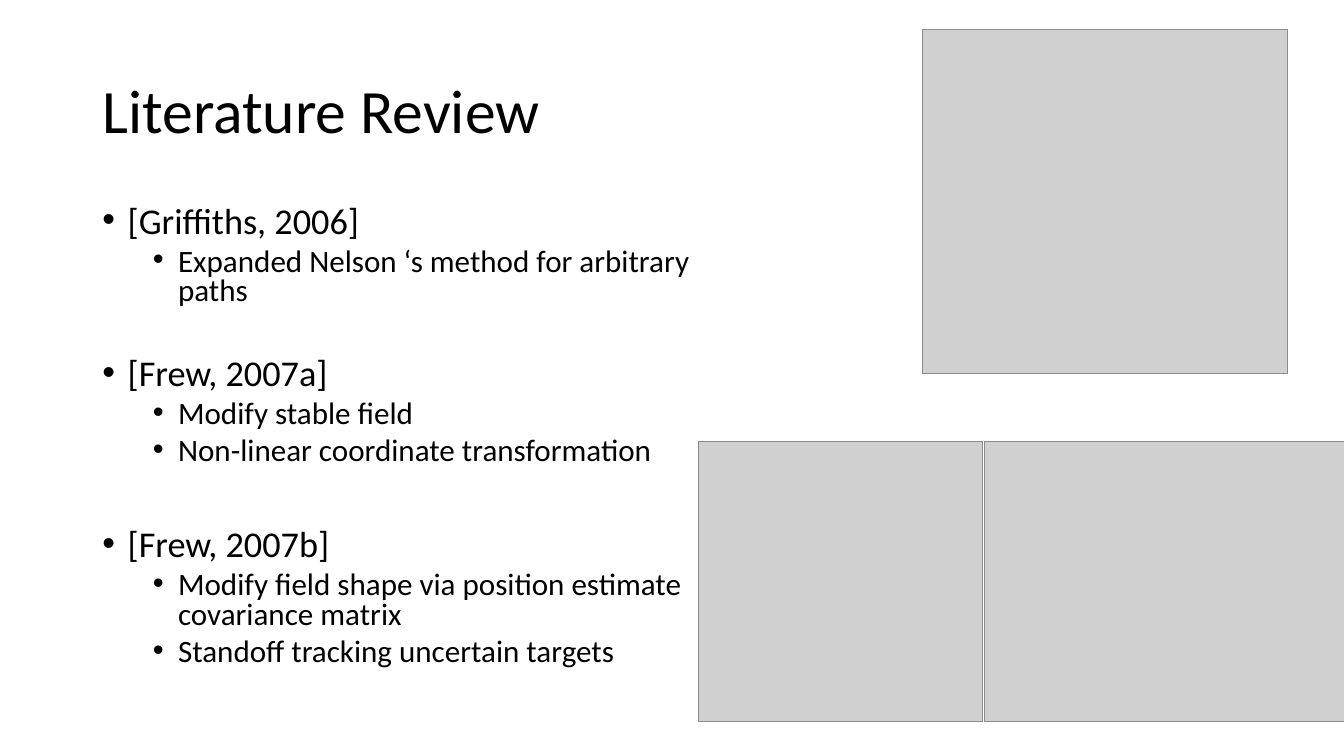
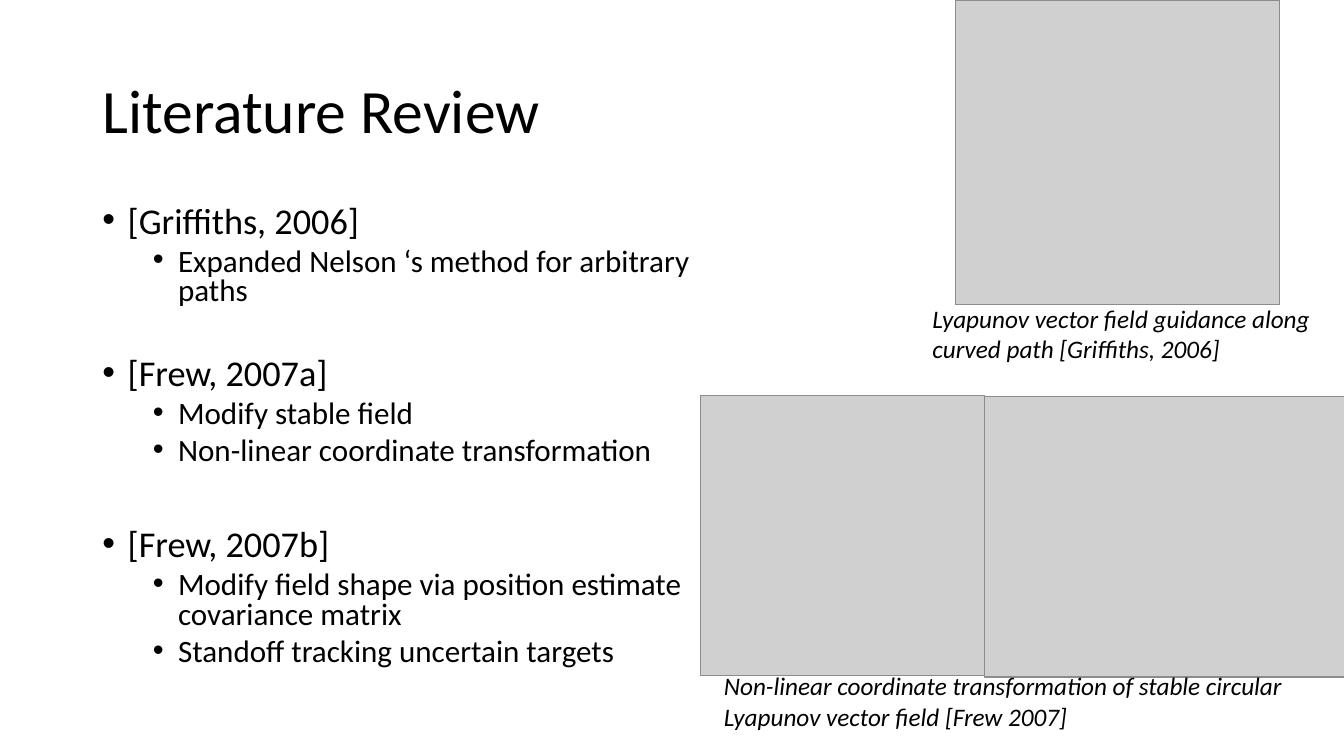
Before and after one commit to Flyingbobcats/thesisProposal2, a slide deck: slide 6 of Prop.pptx. Drawn at 1344x756 pixels with LibreOffice and Linux fonts; fonts in the diff are those of the drawing; grey boxes stand for pictures. Boxes give left, top, right and bottom in pixels: in the first picture for what was removed or moved away, otherwise in the second. Text is boxed around its words. In the diff, an @@ line names an element or a change of style, - is before the commit and + after.

Commit message:
added literature doc

```diff
--- a/Prop.pptx
+++ b/Prop.pptx
@@ picture: place and size @@
-picture at [923,29,1289,373]
+picture at [956,0,1280,306]
@@ text added at [932,310,1310,362], 18 pt, text #000000, italic @@
+Lyapunov vector field guidance along curved path [Griffiths, 2006]
@@ picture: place and size @@
-picture at [699,442,983,722]
+picture at [701,395,985,676]
@@ picture: place and size @@
-picture at [985,442,1344,722]
+picture at [985,397,1344,678]
@@ text added at [724,675,1282,730], 18 pt, text #000000, italic @@
+Non-linear coordinate transformation of stable circular Lyapunov vector field [Frew 2007]
```
Also in this commit, not shown: 1 other slide changed, 1 slide added, 1 slide removed, 9 other files.
